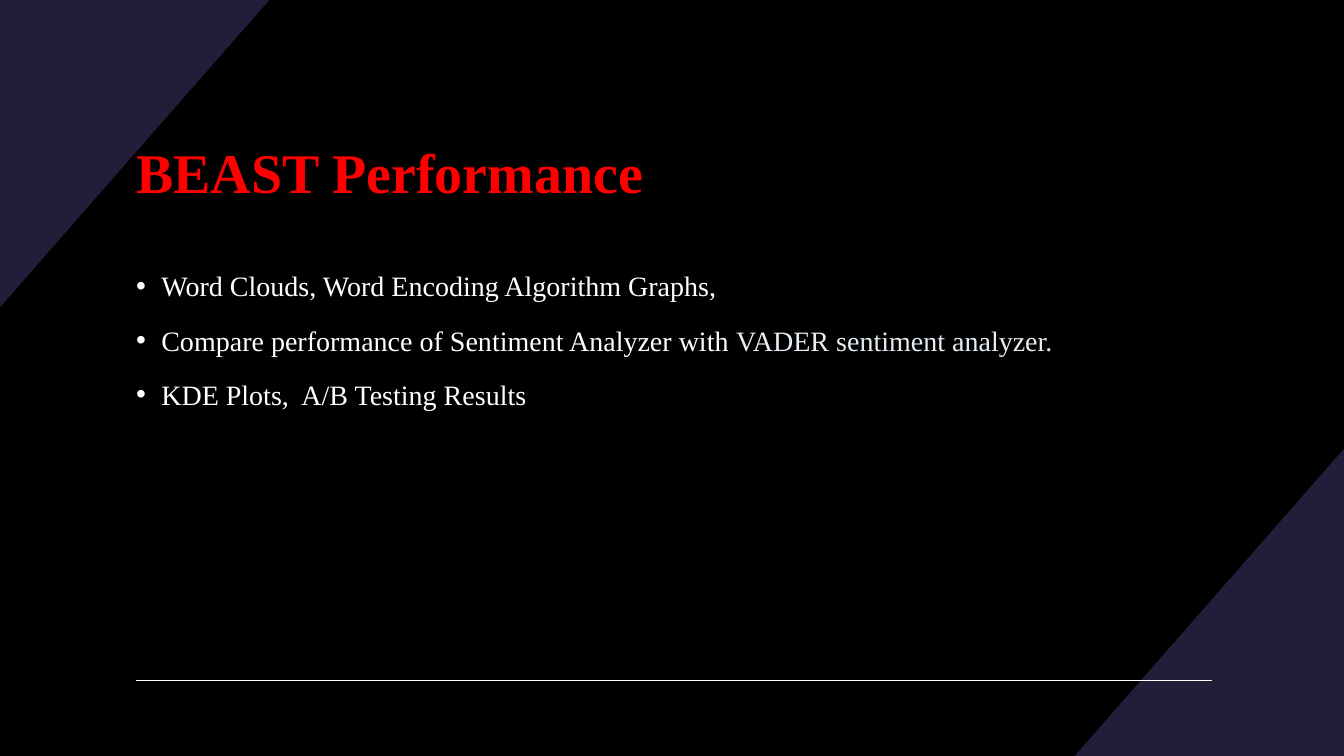
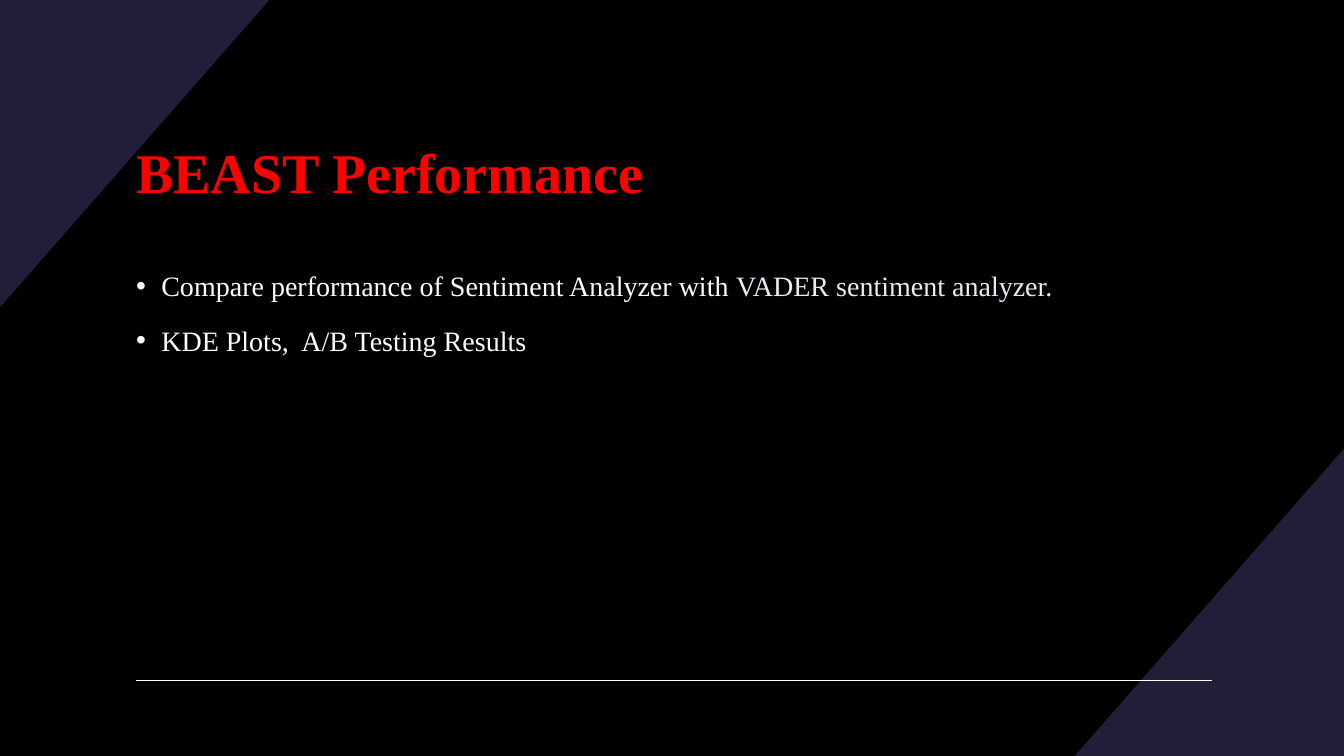
Before and after one commit to BenjaminRocco/Capstone_Project, a slide deck: slide 14 of Capstone_Presentation.pptx. Drawn at 1344x756 pixels with LibreOffice and Linux fonts; fonts in the diff are those of the drawing. Boxes give left, top, right and bottom in pixels: in the first picture for what was removed or moved away, otherwise in the second. Text is boxed around its words. In the diff, an @@ line names an element or a change of style, - is before the commit and + after.

```diff
--- a/Capstone_Presentation.pptx
+++ b/Capstone_Presentation.pptx
@@ text at bbox=[161, 276, 716, 302]: paragraph removed @@
-• Word Clouds, Word Encoding Algorithm Graphs,
```
Also in this commit, not shown: 7 other slides changed, 15 other files.
